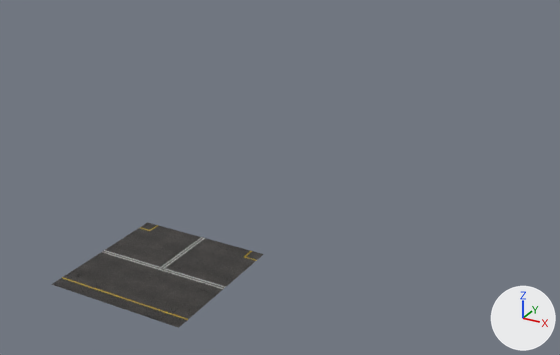
What one commit did to the Blender file ZombieShooterNew/stone.blend.
Before and after are seen from a camera (50 mm lens) standing at (11.4, -14.2, 10.3) and looking at (-2.6, 11.2, -2.4). Every picture has the same lights, and +X, +Y and +Z are marked at lower right. The picture after the commit comes second. The same objects are shown in both versions, whatever each file hides.

The first picture shows 'Road-Middle-Turn'.
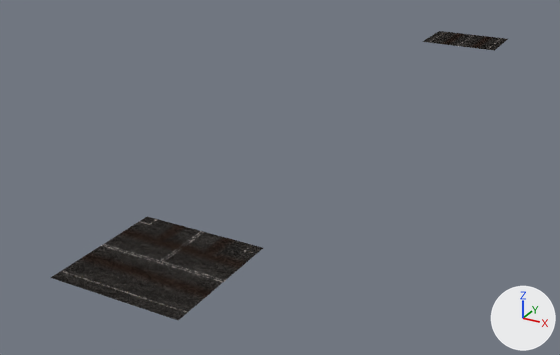
Diff of the bpy script that builds the scene:
```diff
--- a/ZombieShooterNew/stone.blend.py
+++ b/ZombieShooterNew/stone.blend.py
@@ img_grass01_1k_normal_png_001 @@
+img_grass01_1k_normal_png_001 = load_image('Grass01_1K_Normal.png.001', 'Grass01_MR_1K/Grass01_1K_Normal.png', 1024, 1024, 'Non-Color')
@@ mat_road_middle_turn @@
+mat_road_middle_turn = bpy.data.materials.new('Road Middle Turn')
+# colours: white #ffffff, black #000000, dark grey #6d6d6d, dark grey #575757, dark grey #65605e, brown #41322b
+# uses the picture img_grass01_1k_normal_png_001
+# uses the picture img_highwayroadcracks01_1k_basecolor_png_001
+# uses the picture img_highwayroadcracks01_1k_height_png_001
+# uses the picture img_highwayroadcracks01_1k_roughness_png_001
@@ mat_road_normal @@
+mat_road_normal = bpy.data.materials.new('Road Normal')
+# colours: white #ffffff, black #000000, dark grey #6d6d6d, dark grey #575757, dark grey #65605e, brown #41322b
+# uses the picture img_grass01_1k_normal_png_001
+# uses the picture img_highwayroadcracks01_1k_basecolor_png_001
+# uses the picture img_highwayroadcracks01_1k_height_png_001
+# uses the picture img_highwayroadcracks01_1k_roughness_png_001
@@ me_plane_007 @@
 me_plane_007.from_pydata(...)  # 856 vertices, 788 faces; spans x -1.0..1.0, y -1.0..1.0, z 0.0
-me_plane_007.materials.append(mat_material)
+me_plane_007.materials.append(mat_road_middle_turn)
@@ me_plane_017 @@
+me_plane_017.from_pydata(...)  # 12 vertices, 3 faces; spans x -1.52..12.75, y -1.0..1.0, z 0.0
+me_plane_017.materials.append(mat_road_normal)
@@ ob_road_middle_turn @@
 ob_road_middle_turn = bpy.data.objects.new('Road-Middle-Turn', me_plane_007)
-ob_road_middle_turn.location = (0.0, 0.0, -0.2)
+ob_road_middle_turn.location = (0.0, 0.0, 0.0)
 ob_road_middle_turn.rotation_euler = (0.0, 0.0, 3.142)  # degrees (0, 0, 180)
@@ ob_shader_2 @@
+ob_shader_2 = bpy.data.objects.new('Shader 2', me_plane_017)
+ob_shader_2.parent = ob_road_middle
+ob_shader_2.matrix_parent_inverse = Matrix(((-0.5, 0.0, 0.0, 0.0), (0.0, -0.5, 0.0, 0.0), (0.0, 0.0, 0.5, 0.0), (0.0, 0.0, 0.0, 1.0)))
+ob_shader_2.location = (-0.0526, 4.0, -0.00353)
+ob_shader_2.rotation_euler = (0.0, 0.0, 1.571)  # degrees (0, 0, 90)
+ob_shader_2.scale = (2.0, 2.0, 2.0)
```

Boxes (x1, y1, x2, y2) around the edits, measured in the pictures (560 x 355 px):
'Road-Middle-Turn', recoloured, moved: before (52, 222, 263, 328); after (51, 217, 263, 320)
'Shader 2', added: after (153, 31, 508, 256)
